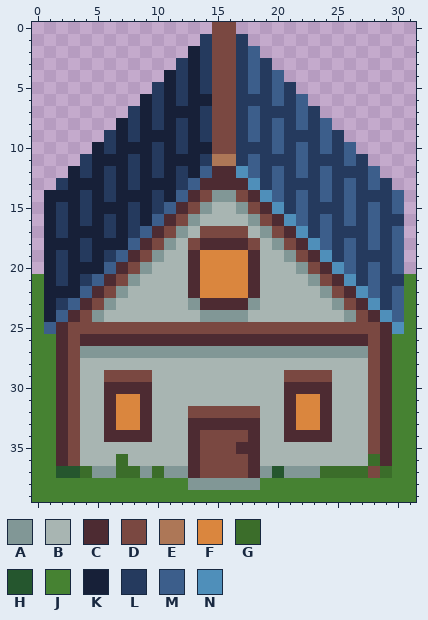
Two states of a pixel-art sprite, HackYeah2022_GameJam/Assets/Objects/Textures/house_2.png. This is how it looked before the edit.
The file is 32x40 pixels.
Palette (. is transparent): A #819796  B #a8b5b2  C #4d2b32  D #7a4841  E #ad7757  F #da863e  G #3b6d2a  H #25562e  J #468232  K #172038  L #253a5e  M #3c5e8b  N #4f8fba
The result:
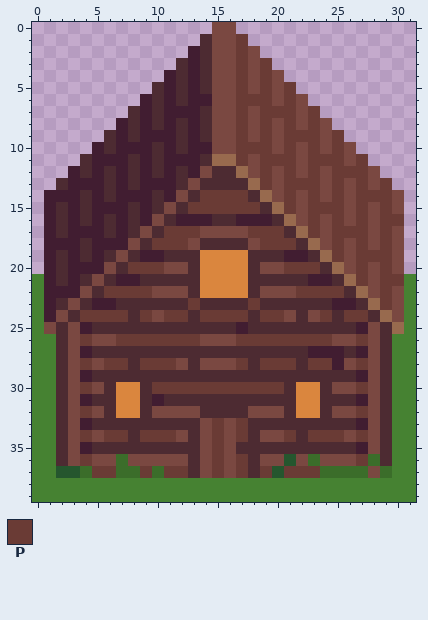
Colours new in this view: P #6a3b35
The commit says: houses reworked
Change:
@@ palette @@
-K #172038
+K #411d31
-N #4f8fba
+N #986a4e
@@ x 0..31 @@
  0 ...............DD...............
- 1 ..............LDDL..............
- 2 .............KLDDLM.............
- 3 ............LKLDDLML............
- 4 ...........KLKLDDLMLM...........
- 5 ..........LKLKLDDLMLML..........
- 6 .........KLKLKKDDLLLMLM.........
- 7 ........LKLKKKLDDLMLLLML........
- 8 .......KLKLKLKLDDLMLMLMLM.......
- 9 ......LKLKKKLKLDDLMLMLLLML......
-10 .....KLKKKLKLKKDDLLLMLMLMLM.....
-11 ....LKKKLKLKKKLEELMLLLMLLLML....
-12 ...KLKLKLKLKLKMCCNMLMLMLMLLLM...
-13 ..LKKKLKLKKKLMCCCCNLMLLLMLMLML..
-14 .KKKLKLKKKLKMCDAADCNMLMLMLMLLLM.
-15 .KLKLKKKLKLMCDABBADCNLMLLLMLMLM.
-16 .KLKLKLKLKMCDABBBBADCNMLMLMLMLL.
-17 .KLKKKLKLMCDABDDDDBADCNLMLLLMLM.
-18 .KKKLKKKMCDABDCCCCDBADCNMLMLMLM.
-19 .KLKLKLMCDABBCFFFFCBBADCNLMLLLM.
-20 .KLKKKMCDABBBCFFFFCBBBADCNMLMLM.
-21 JKLKLMCDABBBBCFFFFCBBBBADCNLMLLJ
-22 JKKKMCDABBBBBCFFFFCBBBBBADCNMLMJ
-23 JKLMCDABBBBBBACCCCABBBBBBADCNLMJ
-24 JKMCDABBBBBBBBAAAABBBBBBBBADCNMJ
-25 JMCDDDDDDDDDDDDDDDDDDDDDDDDDDCNJ
-26 JJCDCCCCCCCCCCCCCCCCCCCCCCCCDCJJ
-27 JJCDAAAAAAAAAAAAAAAAAAAAAAAADCJJ
-28 JJCDBBBBBBBBBBBBBBBBBBBBBBBBDCJJ
-29 JJCDBBDDDDBBBBBBBBBBBDDDDBBBDCJJ
-30 JJCDBBCCCCBBBBBBBBBBBCCCCBBBDCJJ
-31 JJCDBBCFFCBBBBBBBBBBBCFFCBBBDCJJ
-32 JJCDBBCFFCBBBDDDDDDBBCFFCBBBDCJJ
-33 JJCDBBCFFCBBBCCCCCCBBCFFCBBBDCJJ
-34 JJCDBBCCCCBBBCDDDDCBBCCCCBBBDCJJ
-35 JJCDBBBBBBBBBCDDDCCBBBBBBBBBDCJJ
-36 JJCDBBBGBBBBBCDDDDCBBBBBBBBBGCJJ
-37 JJHHGAAGGAGAACDDDDCAHAAAGGGGDGJJ
-38 JJJJJJJJJJJJJAAAAAAJJJJJJJJJJJJJ
+ 1 ..............CDDP..............
+ 2 .............KCDDPD.............
+ 3 ............CKCDDPDP............
+ 4 ...........KCKCDDPDPD...........
+ 5 ..........CKCKCDDPDPDP..........
+ 6 .........KCKCKKDDPPPDPD.........
+ 7 ........CKCKKKCDDPDPPPDP........
+ 8 .......KCKCKCKCDDPDPDPDPD.......
+ 9 ......CKCKKKCKCDDPDPDPPPDP......
+10 .....KCKKKCKCKKDDPPPDPDPDPD.....
+11 ....CKKKCKCKKKCNNPDPPPDPPPDP....
+12 ...KCKCKCKCKCKDCCNDPDPDPDPPPD...
+13 ..CKKKCKCKKKCDCCCCNPDPPPDPDPDP..
+14 .KKKCKCKKKCKDCPPPPCNDPDPDPDPPPD.
+15 .KCKCKKKCKCDCPPPPPPCNPDPPPDPDPD.
+16 .KCKCKCKCKDCKKKCCKKKCNDPDPDPDPP.
+17 .KCKKKCKCDCPPPDDDDPPPCNPDPPPDPD.
+18 .KKKCKKKDCPPPDCCCCDPPPCNDPDPDPD.
+19 .KCKCKCDCKKCCCFFFFCCCKKCNPDPPPD.
+20 .KCKKKDCPPPDDCFFFFCDDPPPCNDPDPD.
+21 JKCKCDCKKCCCCCFFFFCCCCCKKCNPDPPJ
+22 JKKKDCPPPPDDDCFFFFCDDDPPPPCNDPDJ
+23 JKCDCKKCCCCCCPCCCCPCCCCCCKKCNPDJ
+24 JKDCPPPPCPDPPCPPPPCPPDCDPCPPCNDJ
+25 JDCDKCCCCCCCCCCCCKCCCCCCCCCKDCNJ
+26 JJCDPDDPPPPPPPDDDPPPPPPPPDDPDCJJ
+27 JJCDKCCCCCCCCCCCCCCCCCCKKKCKDCJJ
+28 JJCDPDPPCPPPDCDDDPCPPPCPPKDPDCJJ
+29 JJCDKCCCCCCCCCCCCCCCCCCCCCCKDCJJ
+30 JJCDPDCFFCPPPPPPPPPPPCFFCDDPDCJJ
+31 JJCDKCCFFCKCCCCCCCCCCCFFCCCKDCJJ
+32 JJCDPDCFFCDDDDCCCCDDDCFFCDDPDCJJ
+33 JJCDKCCCCCCCCCDPDPCCCCCCCCCKDCJJ
+34 JJCDPDPPCPPPDCDPDPCDDPCPPPDPDCJJ
+35 JJCDKCCCCCCCCCDPDCCCCCCCCCCKDCJJ
+36 JJCDPDDGDDDDDCDPDPCDDHDGDDDPGCJJ
+37 JJHHGPPGGPGPPCDPDPCPHPPPGGGGDGJJ
+38 JJJJJJJJJJJJJJJJJJJJJJJJJJJJJJJJ
 39 JJJJJJJJJJJJJJJJJJJJJJJJJJJJJJJJ
Where, in picture pixels (left, top, right, bottom), the same in both pictures:
changed: (44, 34, 404, 490)
